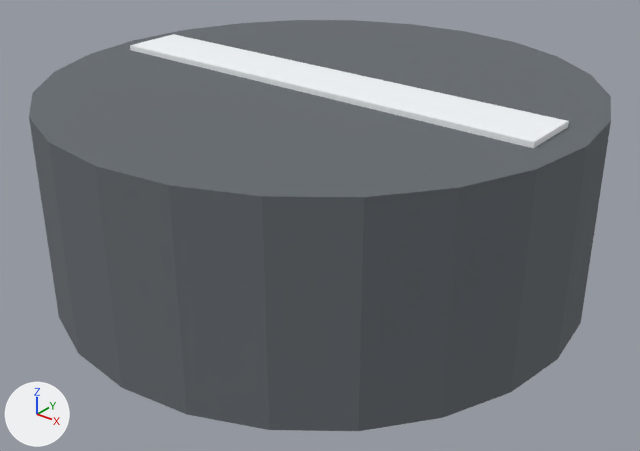
One commit to the glTF model assets/Robot_BlockBot/model_10.glb: the scene before it, then after it.
The view is the same before and after, from a 50 mm camera at (0.0973, -0.1218, 0.066) aimed at (0.0022, -0.003, -0.0077). Arrows for +X, +Y and +Z are at lower left; the lights stay in place. The first picture is the older version. Vertices at exactly the same position are counted once.

Names of what the first picture shows: 'model_10_NOSIMPLIFY'.
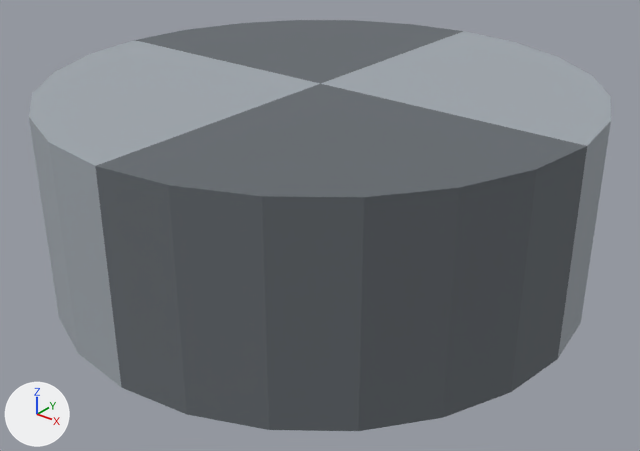
What changed in the scene script:
```text
Change mat_material_1:
    mat_material_1.base_color: (0.902, 0.929, 0.953) -> (0.353, 0.388, 0.424)  # white #f4f7fa -> grey #a0a7ae
Add mat_material_3:
    mat_material_3 = principled_material('Material_3')
    mat_material_3.base_color = (0.353, 0.388, 0.424)  # grey #a0a7ae
    mat_material_3.roughness = 1.0
Add mat_material_2:
    mat_material_2 = principled_material('Material_2')
    mat_material_2.base_color = (0.133, 0.149, 0.165)  # grey #666c71
    mat_material_2.roughness = 1.0
Change me_model_10_nosimplify:
    used by ob_model_10_nosimplify
    remove me_model_10_nosimplify.from_pydata(...)  # 60 vertices, 108 faces; spans x -0.0508..0.0508, y -0.0508..0.0508, z -0.02..0.02
    add me_model_10_nosimplify.from_pydata(...)  # 52 vertices, 112 faces; spans x -0.0508..0.0508, y -0.0508..0.0508, z -0.019..0.019
    me_model_10_nosimplify part 1: the loose piece of 8 vertices spanning x -0.045..0.045, y -0.006..0.006, z -0.02..0.02 is deleted
    me_model_10_nosimplify part 2: 24 faces spanning x 0.0..0.0508, y 0.0..0.0508, z -0.019..0.019 switch from mat_material_0 (grey #666c71) to mat_material_1 (grey #a0a7ae)
    me_model_10_nosimplify part 3: 24 faces spanning x -0.0508..0.0, y -0.0508..0.0, z -0.019..0.019 switch from mat_material_0 (grey #666c71) to mat_material_3 (grey #a0a7ae)
    other edits to the shape of me_model_10_nosimplify do not show in these pictures
    add me_model_10_nosimplify.materials.append(mat_material_2)  # grey #666c71
```

Pixel boxes (x1, y1, x2, y2) of what changed, in the pictures (640 x 451 px):
'model_10_NOSIMPLIFY', reshaped
    both: (29, 20, 611, 431)
part 1 of me_model_10_nosimplify, deleted
    before: (130, 34, 569, 148)
part 2 of me_model_10_nosimplify, recoloured (lighter)
    before: (351, 31, 611, 358)
    after: (321, 31, 611, 358)
part 3 of me_model_10_nosimplify, recoloured (lighter)
    before: (29, 40, 299, 387)
    after: (29, 40, 320, 387)
